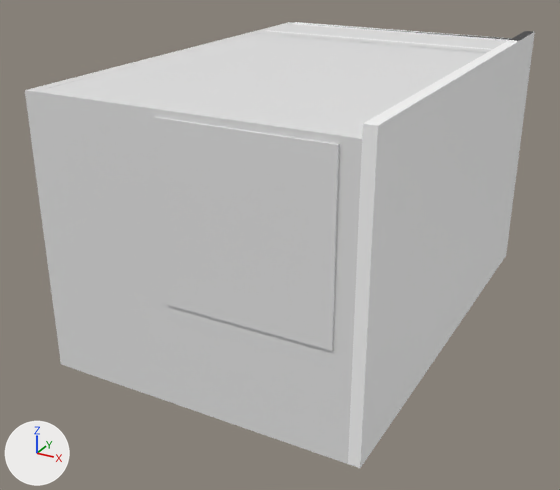
One commit to the Blender file Assets/Models/Chamber.blend: the scene before it, then after it.
Camera for both pictures: a camera (50 mm lens) standing at (3.56, -5.43, 3.83) and looking at (0.18, 0.7, 0.77). Lighting does not change. The marker at lower left points along +X, +Y and +Z.

Names of what the first picture shows: 'Ceil', 'Cloison', 'Wall_East', 'Wall_North', 'Wall_South', 'Wall_West'.
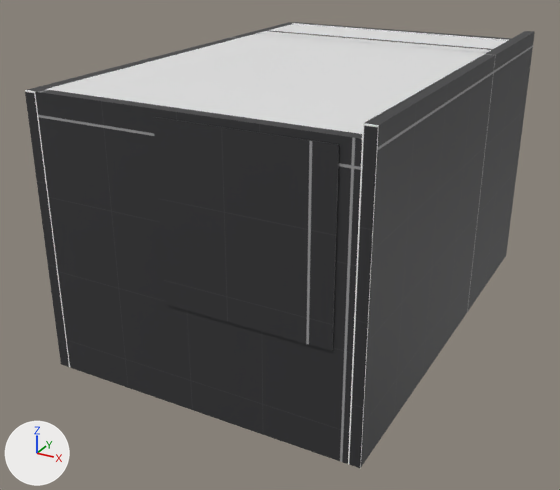
Changed parts and their boxes [x1, y1, x2, y2] in the pictures (560 x 490 px):
'Wall_South', recoloured, surface changed (grey to black)
    both: [34, 89, 362, 464]
'Wall_West', recoloured (grey to black)
    both: [25, 22, 292, 367]
part 2 of me_plane_003, surface changed (white to grey)
    both: [292, 22, 512, 41]
part 3 of me_plane_005, surface changed
    both: [348, 31, 535, 468]
part 4 of me_plane_006, surface changed (white to grey)
    both: [267, 30, 493, 50]

What changed in the scene script:
```text
Change me_plane_001:
    where me_plane_001.from_pydata(...)  # 85 vertices, 77 faces; spans x -1.0..1.75, y -1.12..-0.95, z 0.0..2.5
    used by ob_wall_south; location = (0.0, 0.0, 0.0)
    me_plane_001 part 1: texture (UV) coordinates of 77 of 77 faces, centred in x -1.0..1.75, y -1.12..-0.95, z 0.0..2.5, changed; they spanned u 0.0..0.0, v 0.0..0.0 and now span u 0.0..1.0, v 0.0..0.96
    add me_plane_001.materials.append(mat_wall_material)  # picture img_texture_03_png
Change me_plane_003:
    where me_plane_003.from_pydata(...)  # 8 vertices, 6 faces; spans x -1.0..1.75, y 3.15..3.25, z 0.0..2.51
    used by ob_wall_north; location = (0.0, 0.0, 0.0)
    me_plane_003 part 2: texture (UV) coordinates of 6 of 6 faces, centred in x -1.0..1.75, y 3.15..3.25, z 0.0..2.51, changed; they spanned u 0.0..1.0, v 0.0..1.0 and now span u 0.0..0.99, v 0.0..1.0
Change me_plane_004:
    where me_plane_004.from_pydata(...)  # 89 vertices, 76 faces, 2 loose edges; spans x -1.1..-0.98, y -1.1..3.25, z 0.0..2.5
    add me_plane_004.materials.append(mat_wall_material)  # picture img_texture_03_png
Change me_plane_005:
    where me_plane_005.from_pydata(...)  # 41 vertices, 38 faces, 2 loose edges; spans x 1.75..1.85, y -1.1..3.25, z 0.0..2.6
    used by ob_wall_east; location = (0.0, 0.0, 0.0)
    me_plane_005 part 3: texture (UV) coordinates of 38 of 38 faces, centred in x 1.75..1.85, y -1.1..3.25, z 0.0..2.6, changed; they spanned u 0.0..1.0, v 0.0..1.0 and now span u 0.0..1.0, v 0.0..0.95
Change me_plane_006:
    where me_plane_006.from_pydata(...)  # 100 vertices, 95 faces; spans x -1.0..1.78, y 2.48..2.58, z -0.02..2.5
    used by ob_cloison; location = (0.0, 0.0, 0.0)
    me_plane_006 part 4: texture (UV) coordinates of 95 of 95 faces, centred in x -0.99..1.78, y 2.48..2.58, z -0.02..2.5, changed; they spanned u 0.0..0.0, v 0.0..0.0 and now span u 0.0..0.94, v 0.0..1.0
```
